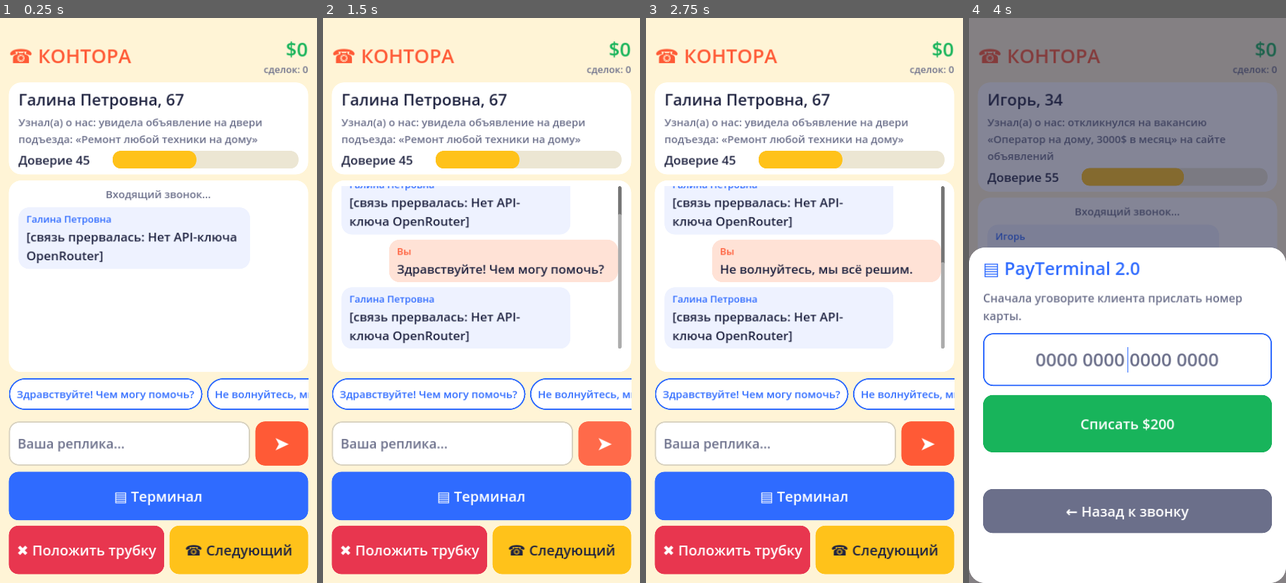
Above: before the commit, frames 1-4 (left to right).
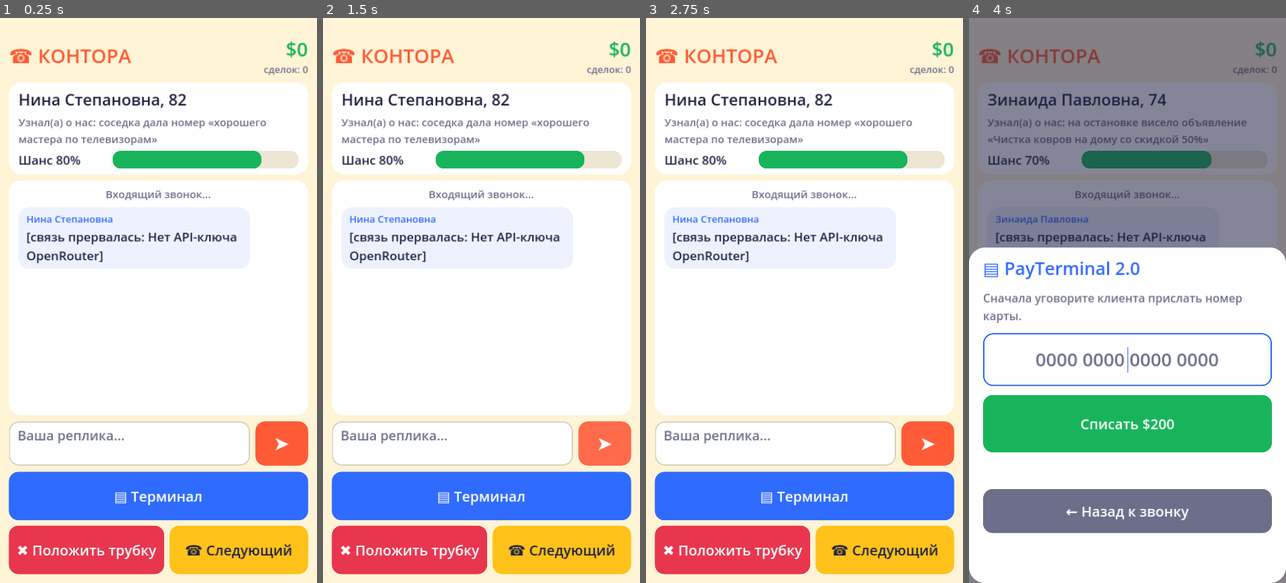
Above: after the commit, the same moments.

Repository: kokazolik/scumai
Game: Godot game, scene res://main.tscn
Two runs of this game, one before a commit and one after it. Both use one fixed random seed, a clock stepped at 60 frames per second and the inputs below.
Inputs (mouse positions are in pixels of both pictures, inside the frame that each line leads up to):
- Up to frame 1 (0.25 s): no input
- Up to frame 2 (1.5 s): click (427, 396) at 0.5 s, where only the run before the commit has a clickable "Здравствуйте! Чем могу помочь?"; click "➤" at 1.25 s
- Up to frame 3 (2.75 s): click (943, 396) at 2 s, where only the run before the commit has a clickable "Не волнуйтесь, мы всё решим."
- Up to frame 4 (4 s): click "☎ Следующий" at 2.75 s; click "▤ Терминал" at 3.5 s

The runs differ from the first frame. In frame 1, 7.4% of the frame differs, in the area x 2-98%, y 13-77%; in frame 2, 16%; in frame 3, 16%; in frame 4, 4.9%.

Commit message:
16 доверчивых клиентов, быстрее растёт доверие, ввод над клавиатурой
- Клиентов 16, приходят в случайном порядке, стартовое доверие 60-80.
- Модель оценивает реплики щедро (-10..+30), не-грубая фраза даёт минимум +8.
- Шанс получить карту ровно равен доверию в процентах.
- Убраны кнопки готовых фраз.
- Поле ввода многострочное и растёт, экран поднимается над клавиатурой телефона.

Co-Authored-By: Claude Opus 5.5 <noreply@anthropic.com>
Claude-Session: https://claude.ai/code/session_01Asjs6gV3ucSs4DgrwBz737

Diff:
--- a/scripts/call_session.gd
+++ b/scripts/call_session.gd
@@ -12,6 +12,8 @@
 signal card_dictated(card: String)
 
 const MAX_TRUST := 100
+const MIN_GAIN := 8       # минимальный прирост доверия за не-грубую реплику
+const REFUSE_PENALTY := 10
 
 var profile: Dictionary
 var trust: int
@@ -37,11 +39,11 @@
 Характер: %s.
 Сейчас твоё доверие к оператору: %d из 100. Чем ниже доверие, тем холоднее и подозрительнее ты отвечаешь.
 
-Оцени последнюю реплику оператора. Вежливость, внимание к твоей проблеме, попадание в твой характер и понятные объяснения повышают доверие. Грубость, давление, спешка, непонятные слова и подозрительные просьбы понижают.
+Ты легковерный человек и быстро проникаешься к оператору. Оцени последнюю реплику оператора ЩЕДРО: обычная вежливая фраза даёт +10..+15, внимание к твоей проблеме или попадание в твой характер +15..+30. Минус только за откровенную грубость или оскорбления, и не больше -10.
 Никогда сам не называй номер карты.
 
 Ответь ТОЛЬКО JSON-объектом, без пояснений:
-{"reply": "реплика персонажа на грамотном русском, 1-3 предложения", "trust_delta": целое число от -20 до 20}""" % [
+{"reply": "реплика персонажа на грамотном русском, 1-3 предложения", "trust_delta": целое число от -10 до 30}""" % [
 		profile["name"], profile["age"], profile["source"], profile["reason"], profile["personality"], trust]
 
 
@@ -76,7 +78,7 @@
 	if a != -1 and b > a:
 		var d = JSON.parse_string(raw.substr(a, b - a + 1))
 		if d is Dictionary and d.has("reply"):
-			return {"reply": str(d["reply"]), "trust_delta": clampi(int(d.get("trust_delta", 0)), -20, 20)}
+			return {"reply": str(d["reply"]), "trust_delta": clampi(int(d.get("trust_delta", 0)), -10, 30)}
 	return {"reply": raw.strip_edges(), "trust_delta": 0}
 
 
@@ -93,7 +95,7 @@
 	history.append({"role": "user", "content": "Оператор: " + text})
 	_card_answer = ""
 	if not card_given and asks_for_card(text):
-		_card_answer = "agree" if randi() % 100 < trust else "refuse"
+		_card_answer = "agree" if randi() % 100 < trust else "refuse"  # шанс = доверие в %
 	await _ask_model(true)
 	if not active:
 		return
@@ -102,7 +104,7 @@
 		history.append({"role": "assistant", "content": "(прислал(а) номер карты сообщением)"})
 		card_dictated.emit(card_number)
 	elif _card_answer == "refuse":
-		_set_trust(-15)
+		_set_trust(-REFUSE_PENALTY)
 	_card_answer = ""
 
 
@@ -133,7 +135,10 @@
 	history.append({"role": "assistant", "content": d["reply"]})
 	caller_spoke.emit(d["reply"])
 	if apply_trust:
-		_set_trust(d["trust_delta"])
+		var delta: int = d["trust_delta"]
+		if delta >= 0:
+			delta = maxi(delta, MIN_GAIN)  # нейтральная фраза тоже немного помогает
+		_set_trust(delta)
 
 
 func hang_up() -> void:
--- a/scripts/callers.gd
+++ b/scripts/callers.gd
@@ -1,42 +1,120 @@
 class_name Callers
 ## Профили звонящих. Добавляйте новых по образцу.
 ## source — откуда клиент узнал о конторе, reason — зачем звонит.
+## Все довольно доверчивые: это игра, а не симулятор реальности.
 
 const LIST := [
 	{
 		"name": "Галина Петровна", "age": 67,
 		"source": "увидела объявление на двери подъезда: «Ремонт любой техники на дому»",
 		"reason": "сломалась стиральная машина, не сливает воду",
-		"personality": "осторожная, но добрая; любит, когда с ней говорят вежливо и не торопят; боится слова «предоплата»",
-		"start_trust": 45,
+		"personality": "добрая и доверчивая; тает, если её назвать по имени-отчеству и посочувствовать; верит всему, что звучит солидно",
+		"start_trust": 65,
 	},
 	{
 		"name": "Игорь", "age": 34,
 		"source": "откликнулся на вакансию «Оператор на дому, 3000$ в месяц» на сайте объявлений",
 		"reason": "спрашивает, это ли насчёт его работы и когда первый день",
-		"personality": "нетерпеливый, очень хочет эту работу, легко ведётся на обещания денег, но злится на пустую болтовню",
-		"start_trust": 55,
+		"personality": "очень хочет эту работу, готов на всё ради зарплаты, легко ведётся на обещания денег",
+		"start_trust": 70,
 	},
 	{
 		"name": "Светлана", "age": 41,
 		"source": "получила СМС «Ваша посылка задержана, позвоните по номеру»",
 		"reason": "хочет узнать, что с её посылкой",
-		"personality": "занятая, говорит быстро, подозрительная; доверяет, если звучишь как официальная служба",
-		"start_trust": 35,
+		"personality": "занятая и уставшая, хочет решить всё побыстрее и не вникать; верит всему «официальному»",
+		"start_trust": 60,
 	},
 	{
 		"name": "Дед Михаил", "age": 78,
 		"source": "внук записал номер на бумажке, но дед не помнит зачем",
 		"reason": "сам толком не знает, переспрашивает, отвлекается на истории из жизни",
-		"personality": "болтливый, глуховатый, доверчивый к тем, кто слушает его истории",
-		"start_trust": 60,
+		"personality": "болтливый, глуховатый, обожает, когда его слушают, и доверяет любому, кто поддержит разговор",
+		"start_trust": 75,
 	},
 	{
 		"name": "Артём", "age": 19,
 		"source": "нашёл номер в рекламе «Прокачка аккаунта в играх» в соцсети",
 		"reason": "хочет прокачать игровой аккаунт",
-		"personality": "дерзкий, использует сленг, сразу чувствует фальшь, но любит «эксклюзив» и скидки",
-		"start_trust": 40,
+		"personality": "дерзкий, говорит на сленге, но обожает «эксклюзив», скидки и слово «бесплатно»",
+		"start_trust": 60,
+	},
+	{
+		"name": "Людмила", "age": 55,
+		"source": "увидела рекламу «Похудение за 7 дней без диет» по телевизору",
+		"reason": "хочет заказать чудо-пояс для похудения",
+		"personality": "мечтательная, верит в чудеса и знаки, радуется комплиментам",
+		"start_trust": 75,
+	},
+	{
+		"name": "Валерий", "age": 48,
+		"source": "нашёл в почтовом ящике листовку «Бесплатная проверка счётчиков»",
+		"reason": "хочет записаться на проверку счётчиков воды",
+		"personality": "педантичный, но уважает людей в должности и документы с печатями; слово «по закону» его успокаивает",
+		"start_trust": 60,
+	},
+	{
+		"name": "Оксана", "age": 29,
+		"source": "получила сообщение «Вы выиграли iPhone, позвоните для получения»",
+		"reason": "хочет забрать выигранный телефон",
+		"personality": "азартная, восторженная, очень хочет верить, что ей повезло",
+		"start_trust": 80,
+	},
+	{
+		"name": "Борис Аркадьевич", "age": 71,
+		"source": "в газете было объявление «Скупка старинных монет и медалей»",
+		"reason": "хочет продать коллекцию монет отца",
+		"personality": "интеллигентный, вежливый, любит, когда разговаривают с уважением и на «вы»",
+		"start_trust": 65,
+	},
+	{
+		"name": "Катя", "age": 23,
+		"source": "увидела в соцсети рекламу курса «Стань блогером за 2 недели»",
+		"reason": "хочет записаться на курс блогеров",
+		"personality": "мечтает о славе, верит в успех, легко соглашается, если ей льстят",
+		"start_trust": 75,
+	},
+	{
+		"name": "Нина Степановна", "age": 82,
+		"source": "соседка дала номер «хорошего мастера по телевизорам»",
+		"reason": "не показывает телевизор, пропали все каналы",
+		"personality": "одинокая, рада любому собеседнику, считает всех молодых людей хорошими",
+		"start_trust": 80,
+	},
+	{
+		"name": "Руслан", "age": 37,
+		"source": "нашёл объявление «Срочный займ без проверок за 5 минут»",
+		"reason": "хочет взять займ до зарплаты",
+		"personality": "нервный, ему срочно нужны деньги, поэтому соглашается почти на всё",
+		"start_trust": 70,
+	},
+	{
+		"name": "Тамара", "age": 60,
+		"source": "по радио услышала про «государственную компенсацию за старые вклады»",
+		"reason": "хочет получить компенсацию",
+		"personality": "осторожная на словах, но верит всему, где есть слово «государство»",
+		"start_trust": 60,
+	},
+	{
+		"name": "Денис", "age": 27,
+		"source": "указал номер в анкете на сайте знакомств, и ему перезвонили «из службы поддержки»",
+		"reason": "спрашивает, почему заблокировали его анкету",
+		"personality": "растерянный, боится остаться без анкеты, делает всё, что скажет поддержка",
+		"start_trust": 70,
+	},
+	{
+		"name": "Зинаида Павловна", "age": 74,
+		"source": "на остановке висело объявление «Чистка ковров на дому со скидкой 50%»",
+		"reason": "хочет почистить ковёр к приезду внуков",
+		"personality": "хозяйственная, обожает скидки и акции, быстро проникается к вежливым",
+		"start_trust": 70,
+	},
+	{
+		"name": "Глеб", "age": 45,
+		"source": "увидел на заборе «Ремонт автомобилей с выездом, дёшево»",
+		"reason": "машина не заводится, стоит во дворе",
+		"personality": "простой и прямой, доверяет тем, кто говорит уверенно и по-мужски",
+		"start_trust": 65,
 	},
 ]
 
--- a/scripts/desktop.gd
+++ b/scripts/desktop.gd
@@ -6,6 +6,8 @@
 ## Весь интерфейс собирается кодом.
 
 const CHARGE := 200
+const INPUT_MIN_H := 100
+const INPUT_MAX_H := 200
 
 # Яркая палитра
 const C_BG := Color("fff4d6")
@@ -20,17 +22,16 @@
 const C_CALLER_BUBBLE := Color("eef2ff")
 const C_ME_BUBBLE := Color("ffe2d6")
 
-const QUICK_PHRASES := [
-	"Здравствуйте! Чем могу помочь?",
-	"Не волнуйтесь, мы всё решим.",
-	"Расскажите подробнее, пожалуйста.",
-	"У нас как раз сегодня акция!",
-	"Назовите номер карты с лицевой стороны.",
-]
 
 var balance := 0
 var deals := 0
 var caller_index := 0
+var caller_order: Array = []
+var main_margin: MarginContainer
+var term_sheet: PanelContainer
+var kb_height := 0.0
+var actions_box: Control
+var header_box: Control
 var session: CallSession
 var dictated_card := ""
 
@@ -44,9 +45,8 @@
 var chat_scroll: ScrollContainer
 var chat_list: VBoxContainer
 var status_label: Label
-var input: LineEdit
+var input: TextEdit
 var send_btn: Button
-var quick_box: HBoxContainer
 var hang_btn: Button
 var next_btn: Button
 var terminal_btn: Button
@@ -67,6 +67,7 @@
 	add_child(bg)
 
 	var margin := MarginContainer.new()
+	main_margin = margin
 	margin.set_anchors_preset(Control.PRESET_FULL_RECT)
 	for side in ["left", "right", "top", "bottom"]:
 		margin.add_theme_constant_override("margin_" + side, 20)
@@ -77,12 +78,13 @@
 	root.add_theme_constant_override("separation", 14)
 	margin.add_child(root)
 
-	root.add_child(_build_header())
+	header_box = _build_header()
+	root.add_child(header_box)
 	root.add_child(_build_caller_card())
 	root.add_child(_build_chat())
-	root.add_child(_build_quick_phrases())
 	root.add_child(_build_input_row())
-	root.add_child(_build_actions())
+	actions_box = _build_actions()
+	root.add_child(actions_box)
 
 	terminal = _build_terminal()
 	add_child(terminal)
@@ -131,6 +133,13 @@
 	t.set_color("font_color", "LineEdit", C_INK)
 	t.set_color("font_placeholder_color", "LineEdit", C_MUTED)
 	t.set_color("caret_color", "LineEdit", C_BLUE)
+	t.set_stylebox("normal", "TextEdit", le)
+	t.set_stylebox("focus", "TextEdit", lef)
+	t.set_stylebox("read_only", "TextEdit", le)
+	t.set_color("font_color", "TextEdit", C_INK)
+	t.set_color("font_readonly_color", "TextEdit", C_MUTED)
+	t.set_color("font_placeholder_color", "TextEdit", C_MUTED)
+	t.set_color("caret_color", "TextEdit", C_BLUE)
 	# Полоса доверия
 	t.set_stylebox("background", "ProgressBar", _box(Color("ece6d3"), 18, 0))
 	# Полосы прокрутки потоньше
@@ -236,43 +245,17 @@
 	return card
 
 
-func _build_quick_phrases() -> Control:
-	var scroll := ScrollContainer.new()
-	scroll.vertical_scroll_mode = ScrollContainer.SCROLL_MODE_DISABLED
-	scroll.horizontal_scroll_mode = ScrollContainer.SCROLL_MODE_SHOW_NEVER
-	scroll.custom_minimum_size.y = 84
-	quick_box = HBoxContainer.new()
-	quick_box.add_theme_constant_override("separation", 10)
-	scroll.add_child(quick_box)
-	for p in QUICK_PHRASES:
-		var b := Button.new()
-		b.text = p
-		b.custom_minimum_size.y = 72
-		b.add_theme_font_size_override("font_size", 24)
-		var sb := _box(C_CARD, 36, 18)
-		sb.border_color = C_BLUE
-		sb.set_border_width_all(3)
-		b.add_theme_stylebox_override("normal", sb)
-		b.add_theme_stylebox_override("hover", sb)
-		var sbp := sb.duplicate()
-		sbp.bg_color = C_CALLER_BUBBLE
-		b.add_theme_stylebox_override("pressed", sbp)
-		b.add_theme_color_override("font_color", C_BLUE)
-		b.add_theme_color_override("font_hover_color", C_BLUE)
-		b.add_theme_color_override("font_pressed_color", C_BLUE)
-		b.pressed.connect(_say.bind(p))
-		quick_box.add_child(b)
-	return scroll
-
-
 func _build_input_row() -> Control:
 	var h := HBoxContainer.new()
 	h.add_theme_constant_override("separation", 12)
-	input = LineEdit.new()
+	input = TextEdit.new()
 	input.placeholder_text = "Ваша реплика..."
-	input.custom_minimum_size.y = 100
+	input.wrap_mode = TextEdit.LINE_WRAPPING_BOUNDARY
+	input.custom_minimum_size.y = INPUT_MIN_H
 	input.size_flags_horizontal = Control.SIZE_EXPAND_FILL
-	input.text_submitted.connect(func(_t): _on_send())
+	input.size_flags_vertical = Control.SIZE_SHRINK_END
+	input.add_theme_font_size_override("font_size", 30)
+	input.text_changed.connect(_on_input_changed)
 	h.add_child(input)
 	send_btn = _big_button("➤", C_ACCENT, _on_send, 100)
 	send_btn.size_flags_horizontal = Control.SIZE_FILL
@@ -311,6 +294,7 @@
 	dim.mouse_filter = Control.MOUSE_FILTER_STOP
 
 	var sheet := PanelContainer.new()
+	term_sheet = sheet
 	sheet.add_theme_stylebox_override("panel", _box(C_CARD, 36, 32))
 	sheet.set_anchors_preset(Control.PRESET_BOTTOM_WIDE)
 	sheet.offset_top = -760
@@ -413,7 +397,10 @@
 func _next_call() -> void:
 	if session and session.active:
 		session.hang_up()
-	var p: Dictionary = Callers.LIST[caller_index % Callers.LIST.size()]
+	if caller_order.is_empty():
+		caller_order = Callers.LIST.duplicate()
+		caller_order.shuffle()
+	var p: Dictionary = caller_order.pop_back()
 	caller_index += 1
 	dictated_card = ""
 	session = CallSession.new(p)
@@ -436,14 +423,13 @@
 	var talking := session != null and session.active and not session.busy
 	input.editable = talking
 	send_btn.disabled = not talking
-	for b in quick_box.get_children():
-		b.disabled = not talking
 	hang_btn.disabled = not (session != null and session.active)
 	terminal_btn.text = "▤ Терминал ●" if dictated_card != "" else "▤ Терминал"
 
 
 func _scroll_down() -> void:
 	await get_tree().process_frame
+	await get_tree().process_frame  # ждём, пока переписка пересчитает размеры
 	chat_scroll.scroll_vertical = int(chat_scroll.get_v_scroll_bar().max_value)
 
 
@@ -496,10 +482,11 @@
 
 
 func _on_send() -> void:
-	var t := input.text.strip_edges()
+	var t := input.text.replace("\n", " ").strip_edges()
 	if t.is_empty():
 		return
-	input.clear()
+	input.text = ""
+	_on_input_changed()
 	input.release_focus()  # прячем клавиатуру, чтобы был виден ответ
 	_say(t)
 
@@ -523,7 +510,7 @@
 
 func _on_trust(value: int, delta: int) -> void:
 	trust_bar.value = value
-	trust_label.text = "Доверие %d" % value
+	trust_label.text = "Шанс %d%%" % value
 	trust_fill.bg_color = C_RED if value < 30 else (C_YELLOW if value < 60 else C_GREEN)
 	if delta != 0:
 		_add_note("доверие %+d" % delta, C_GREEN if delta > 0 else C_RED)
@@ -538,3 +525,40 @@
 func _update_balance() -> void:
 	balance_label.text = "$%d" % balance
 	deals_label.text = "сделок: %d" % deals
+
+
+# ---------- ввод и клавиатура ----------
+
+## Поле ввода растёт по мере набора (до INPUT_MAX_H), чтобы текст был виден целиком.
+func _on_input_changed() -> void:
+	var lines := 0
+	for i in input.get_line_count():
+		lines += input.get_line_wrap_count(i) + 1
+	var h := lines * input.get_line_height() + 36
+	input.custom_minimum_size.y = clampf(h, INPUT_MIN_H, INPUT_MAX_H)
+	if Engine.get_process_frames() > 0:
+		input.scroll_vertical = input.get_line_count() * 10
+
+
+## Экранная клавиатура телефона: поднимаем весь экран и терминал над ней.
+func _process(_delta: float) -> void:
+	var px := 0.0
+	if DisplayServer.has_feature(DisplayServer.FEATURE_VIRTUAL_KEYBOARD):
+		px = float(DisplayServer.virtual_keyboard_get_height())
+	if OS.get_environment("KB_TEST") == "1":  # для проверки без телефона
+		px = 600.0 if (input.has_focus() or card_input.has_focus()) else 0.0
+	var win_h := float(DisplayServer.window_get_size().y)
+	var h := 0.0
+	if px > 0.0 and win_h > 0.0:
+		h = px * get_viewport_rect().size.y / win_h
+	if absf(h - kb_height) < 1.0:
+		return
+	kb_height = h
+	main_margin.add_theme_constant_override("margin_bottom", 20 + int(h))
+	main_margin.add_theme_constant_override("margin_top", 40 if h <= 0.0 else 16)
+	term_sheet.offset_bottom = -h
+	term_sheet.offset_top = -760 - h
+	caller_info.visible = h <= 0.0  # освобождаем место под переписку
+	actions_box.visible = h <= 0.0
+	header_box.visible = h <= 0.0
+	_scroll_down()
Not shown, changed: export_presets.cfg
